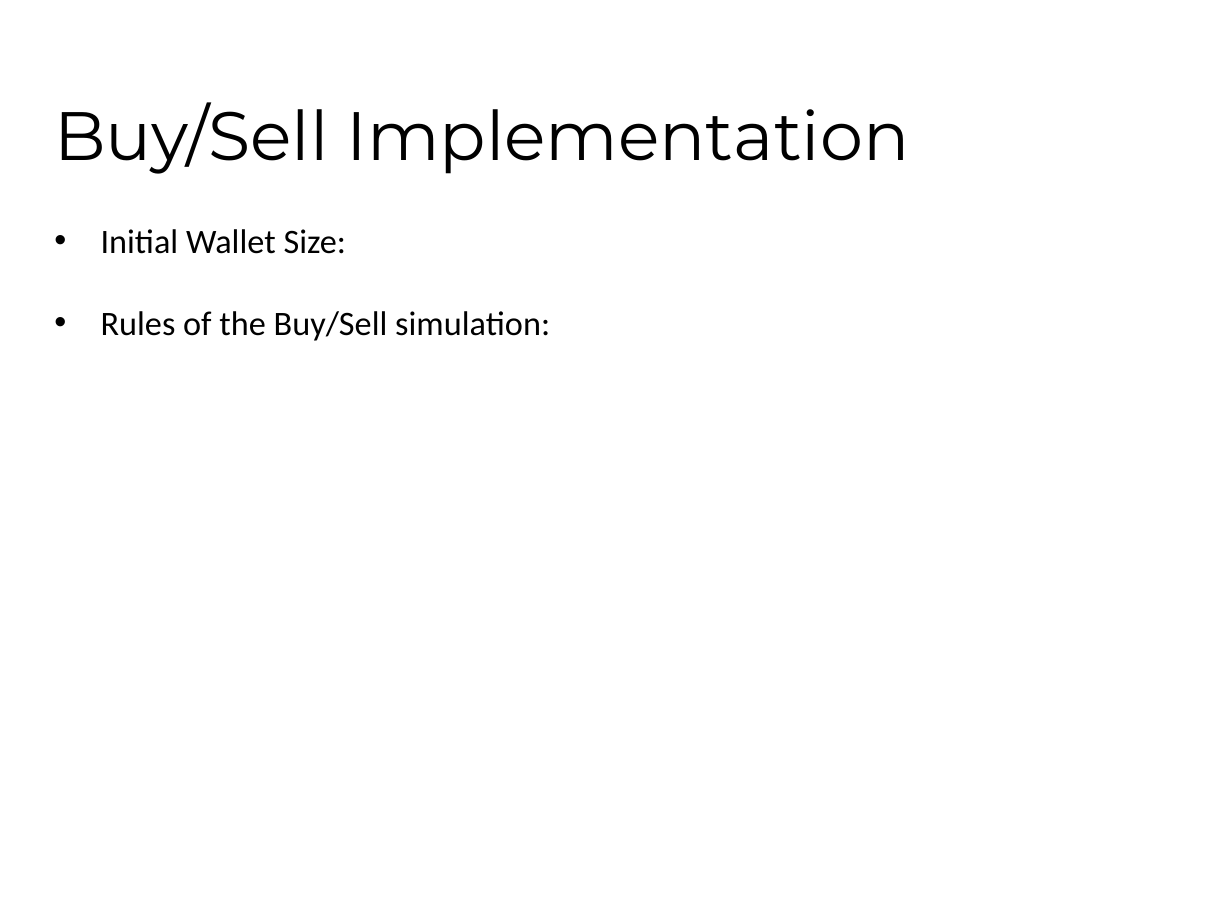
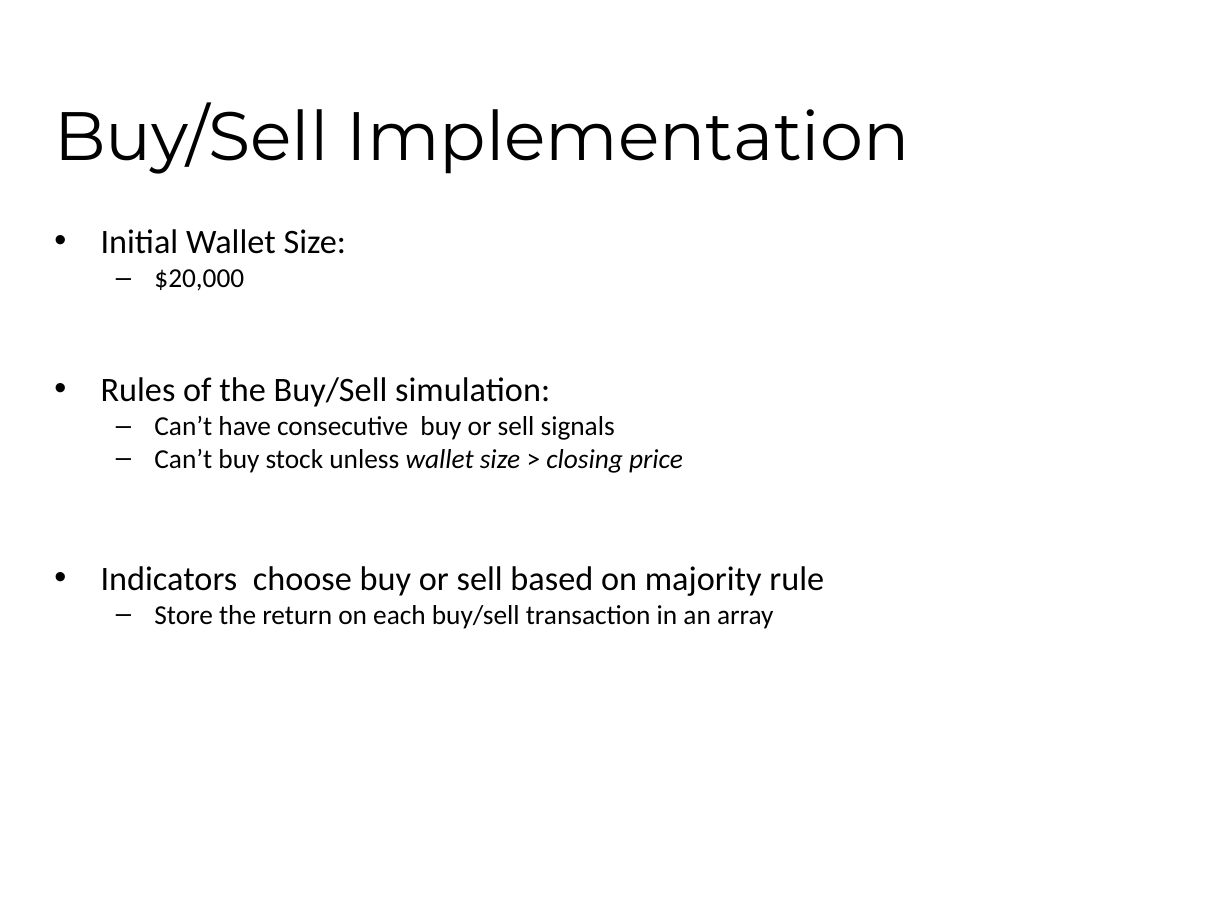
Before and after one commit to fhh23/Evolving-Stock-Market-Indicators-Using-Multi-Objective-Genetic-Algorithms, a slide deck: slide 18 of CSE848_Hormasji_Reiff_ProjectPresentation.pptx (slide 20 before the commit). Drawn at 1232x924 pixels with LibreOffice and Linux fonts; fonts in the diff are those of the drawing; background and template pictures are left out. Boxes give left, top, right and bottom in pixels: in the first picture for what was removed or moved away, otherwise in the second. Text is boxed around its words. In the diff, an @@ line names an element or a change of style, - is before the commit and + after.

Commit message:
Committing the presentation sent to me by Farhan. Syncing all other files in Git with what I have on my computer. Modifying the summaryStatistics script to fix an error.

```diff
--- a/CSE848_Hormasji_Reiff_ProjectPresentation.pptx
+++ b/CSE848_Hormasji_Reiff_ProjectPresentation.pptx
@@ text at (154, 269, 244, 291): paragraph added @@
+  – $20,000
@@ text at (101, 416, 824, 629): paragraphs added @@
+  – Can’t have consecutive buy or sell signals
+  – Can’t buy stock unless wallet size > closing price
+• Indicators choose buy or sell based on majority rule
+  – Store the return on each buy/sell transaction in an array
```
Also in this commit, not shown: 5 other slides changed, 5 slides added, 5 slides removed, 3 other files.
